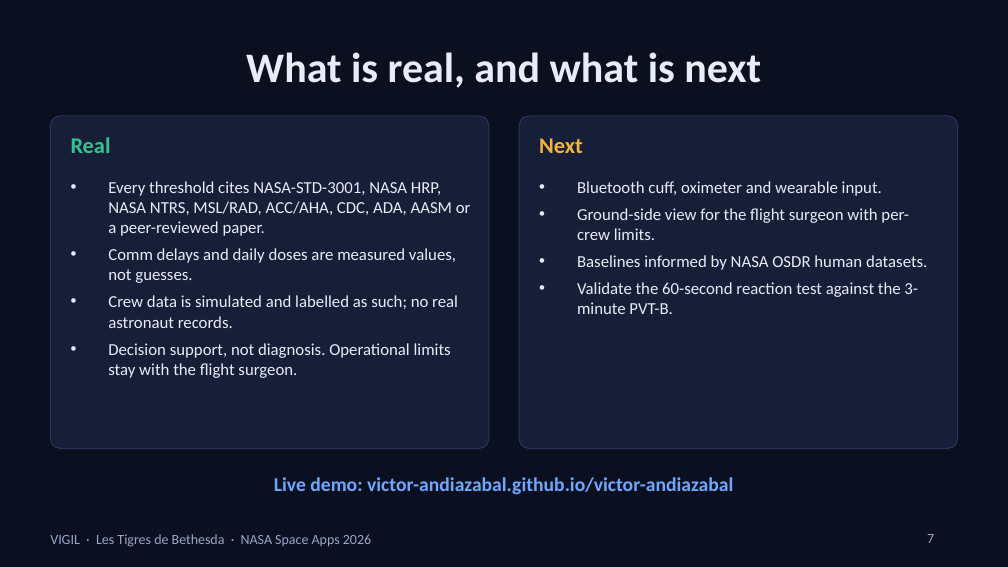
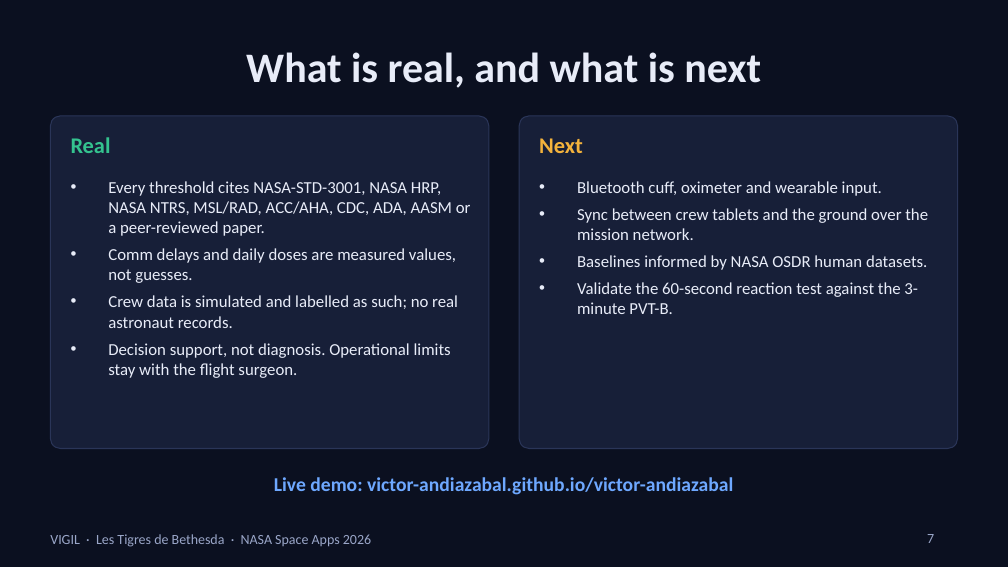
Before and after one commit to victor-andiazabal/victor-andiazabal, a slide deck: slide 7 of vigil/docs/VIGIL-demo.pptx. Drawn at 1008x567 pixels with LibreOffice and Linux fonts; fonts in the diff are those of the drawing. Boxes give left, top, right and bottom in pixels: in the first picture for what was removed or moved away, otherwise in the second. Text is boxed around its words. In the diff, an @@ line names an element or a change of style, - is before the commit and + after.

Commit message:
Lazy-load the charts view and refresh the demo deck

```diff
--- a/vigil/docs/VIGIL-demo.pptx
+++ b/vigil/docs/VIGIL-demo.pptx
@@ text at (577, 208, 928, 240): text changed @@
-• Ground-side view for the flight surgeon with per-crew limits.
+• Sync between crew tablets and the ground over the mission network.
```
Also in this commit, not shown: 1 other slide changed, 1 other file.
